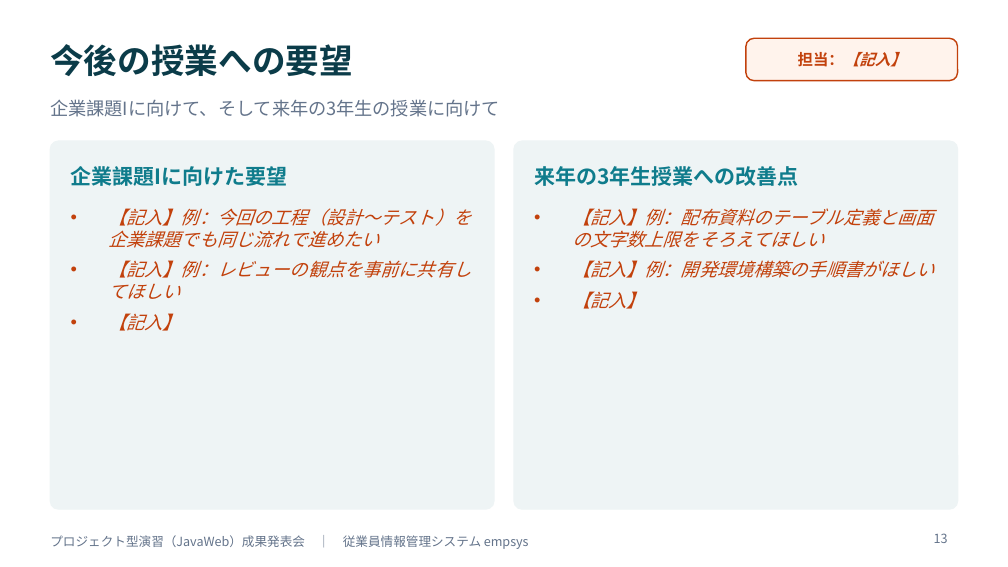
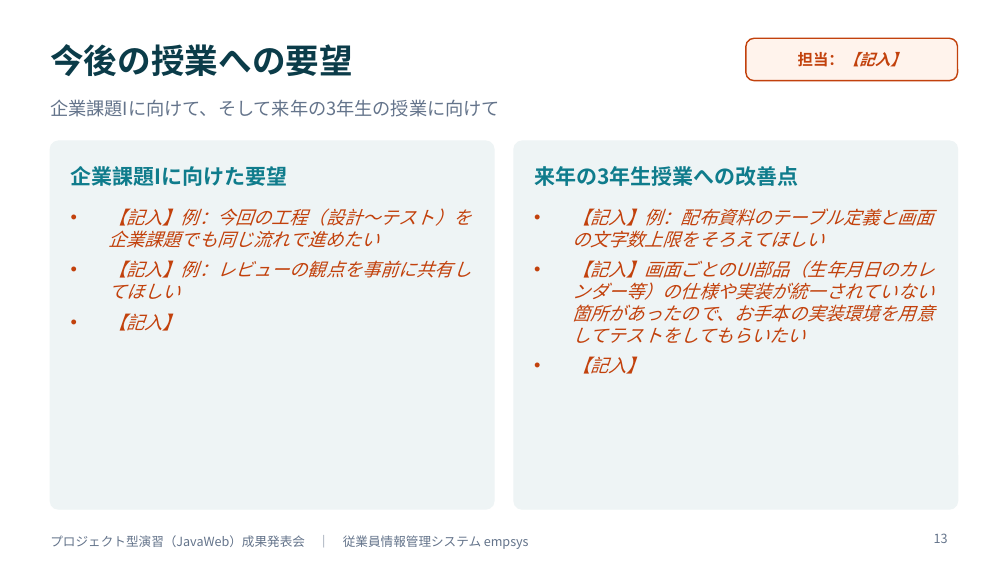
Before and after one commit to amasato1221/web_-application, a slide deck: slide 13 of 成果発表会資料_テンプレート.pptx. Drawn at 1008x567 pixels with LibreOffice and Linux fonts; fonts in the diff are those of the drawing. Boxes give left, top, right and bottom in pixels: in the first picture for what was removed or moved away, otherwise in the second. Text is boxed around its words. In the diff, an @@ line names an element or a change of style, - is before the commit and + after.

```diff
--- a/成果発表会資料_テンプレート.pptx
+++ b/成果発表会資料_テンプレート.pptx
@@ text at bbox=[572, 260, 935, 343]: text changed @@
-• 【記入】例：開発環境構築の手順書がほしい
+• 【記入】画面ごとのUI部品（生年月日のカレンダー等）の仕様や実装が統一されていない箇所があったので、お手本の実装環境を用意してテストをしてもらいたい
```
Also in this commit, not shown: 3 other slides changed.
